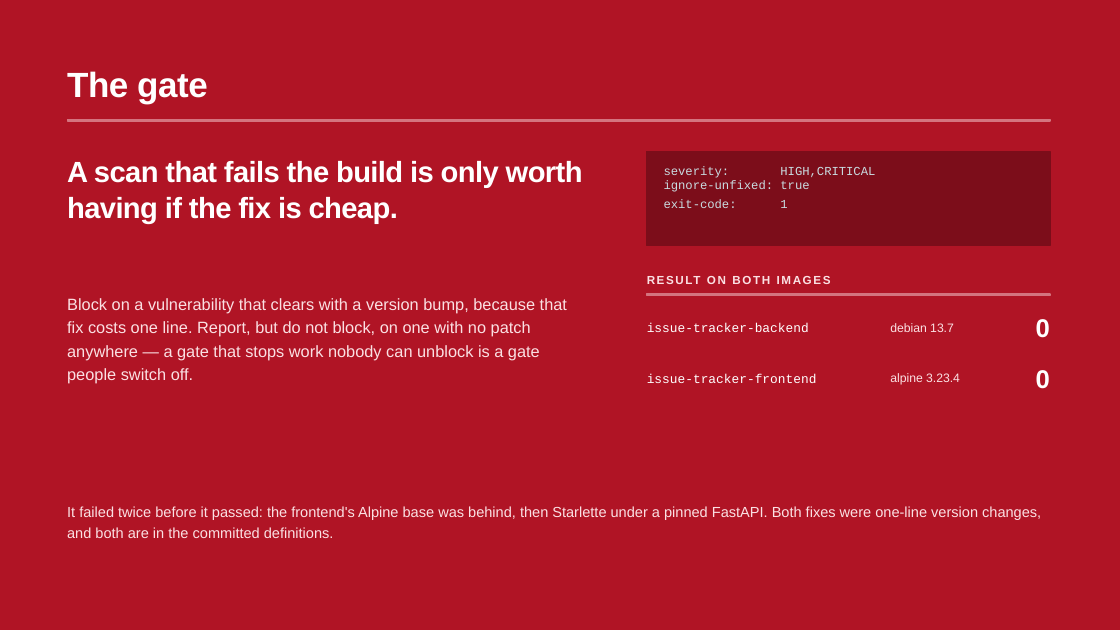
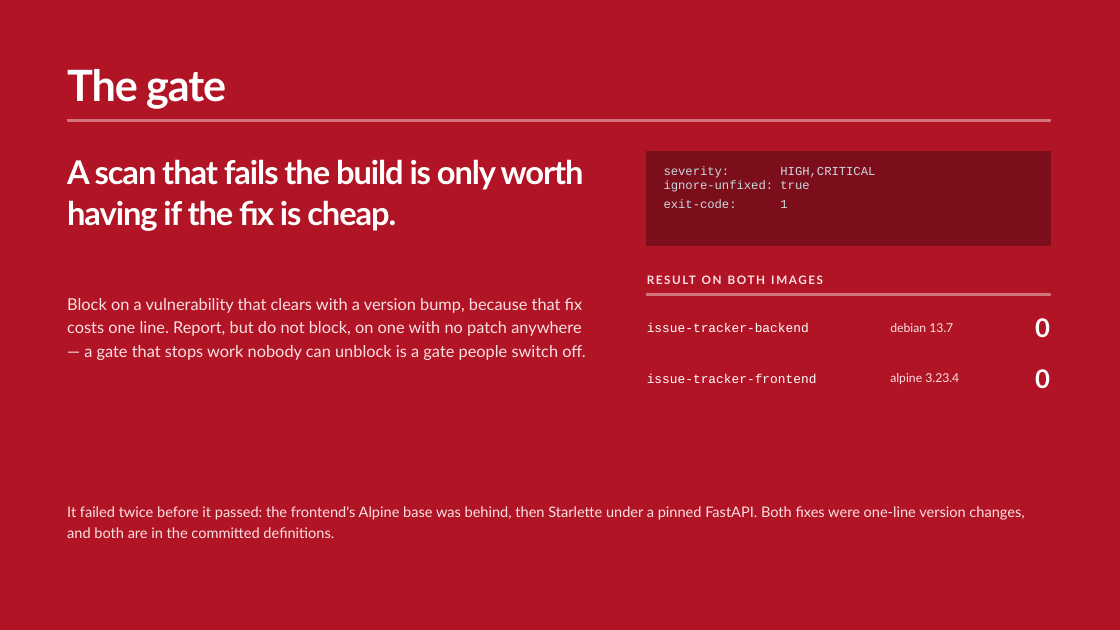
Before and after one commit to RAJVEER42/DevOps, a slide deck: slide 8 of Final DevOps Project/demo/slides.pptx. Drawn at 1120x630 pixels with LibreOffice and Linux fonts; fonts in the diff are those of the drawing. Boxes give left, top, right and bottom in pixels: in the first picture for what was removed or moved away, otherwise in the second. Text is boxed around its words. In the diff, an @@ line names an element or a change of style, - is before the commit and + after.

Commit message:
Set the deck in Libre Franklin and fix the type hierarchy
Every level was Arial at one of two weights, with the three table sizes a
point apart, so the slides read as bold body text rather than typeset pages.

Libre Franklin carries the display voice, slide titles go to 37pt with tighter
tracking, the table ramp opens to 17/13.5/11.5, and the column rule is lighter
than the title rule instead of matching it.

```diff
--- a/Final DevOps Project/demo/slides.pptx
+++ b/Final DevOps Project/demo/slides.pptx
@@ text "The gate" at (67,69,226,109): size 30 to 37 pt, font Arial to Lato, letter spacing -0.4 to -0.9 pt @@
@@ text "A scan that fails the ..." at (67,159,584,231): size 25 to 28 pt, font Arial to Lato, letter spacing -0.5 to -0.9 pt; line spacing 1.05 to 1.03 @@
@@ font Arial to Lato in 5 elements at (67,298,585,360), (355,324,792,517), (890,323,953,332), (890,373,959,384), (67,506,1024,538) @@
```
Also in this commit, not shown: 12 other slides changed, 2 other files.
